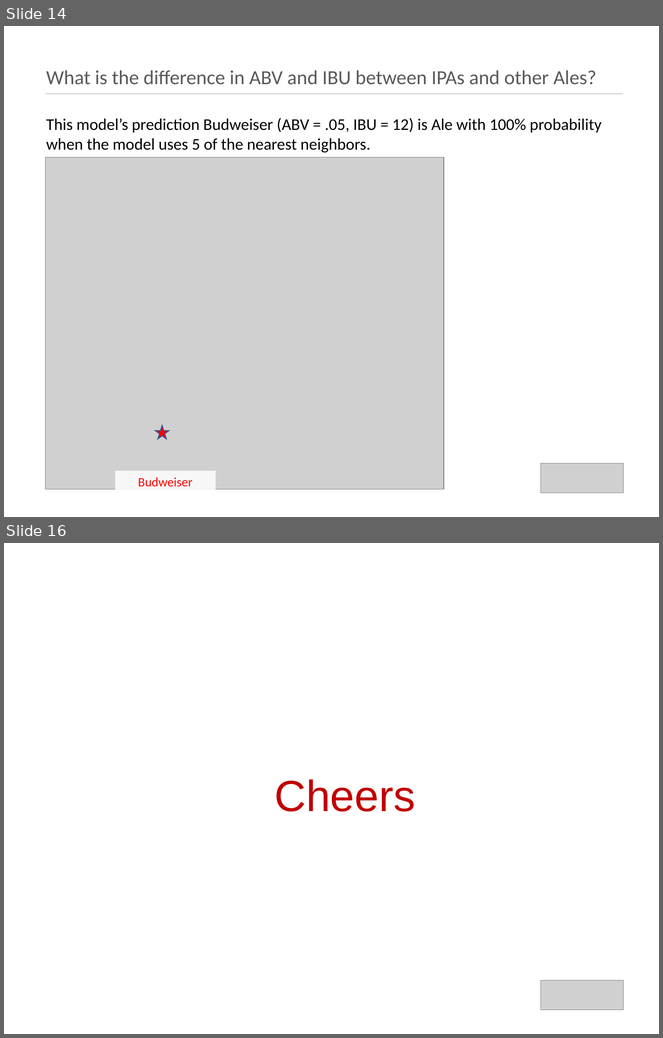
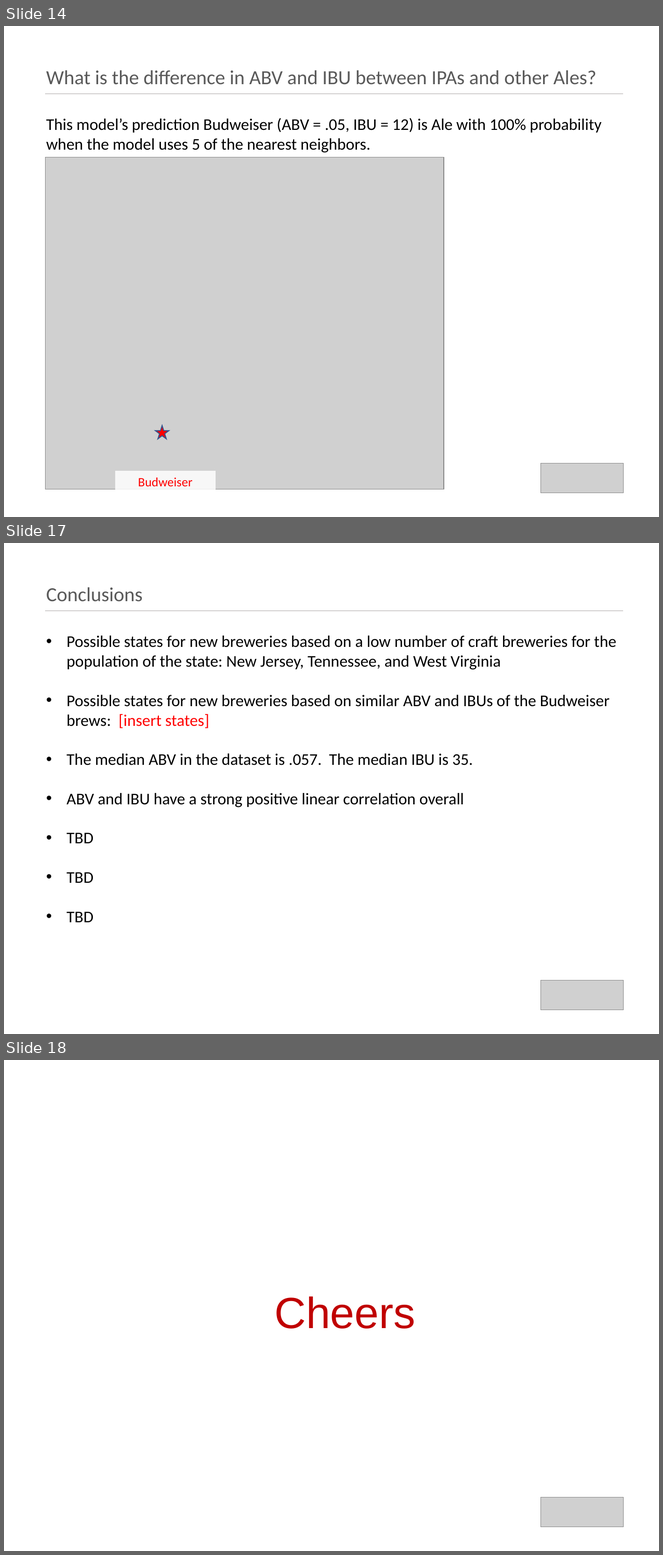
Before and after one commit to kristxh/6306-CaseStudy1-Beer, a slide deck: case_study_1_budweiser.pptx. Shown one above the other, each under a label of ours: slides 14 and 16 before the commit, slides 14, 17 and 18 after it; the slides between them are not shown. The pictures are 663x1038 and 663x1555 pixels, drawn with LibreOffice and Linux fonts; fonts in the diff are those of the drawing; grey boxes stand for pictures; background and template pictures are left out. Boxes give left, top, right and bottom in pixels: in the first picture for what was removed or moved away, otherwise in the second. Text is boxed around its words. In the diff, an @@ line names an element or a change of style, - is before the commit and + after.

```diff
--- a/case_study_1_budweiser.pptx
+++ b/case_study_1_budweiser.pptx
@@ slide 17 added at bbox=[4, 543, 659, 1034], background #FFFFFF @@
@@ title added at bbox=[46, 587, 142, 602], 22 pt, text #595959 @@
+Conclusions
@@ line added from (45, 611) to (624, 611), #AFABAB 0.5 pt @@
@@ text added at bbox=[66, 636, 617, 923], 18 pt, text #000000 @@
+• Possible states for new breweries based on a low number of craft breweries for the population of the state: New Jersey, Tennessee, and West Virginia
+• Possible states for new breweries based on similar ABV and IBUs of the Budweiser brews: [insert states]
+• The median ABV in the dataset is .057. The median IBU is 35.
+• ABV and IBU have a strong positive linear correlation overall
+• TBD
+• TBD
+• TBD
@@ picture added at bbox=[541, 981, 623, 1010] @@
@@ what was slide 16 is now slide 18 @@
```
Also in this commit, not shown: 5 slides changed, 1 other slide added, 9 other files.
